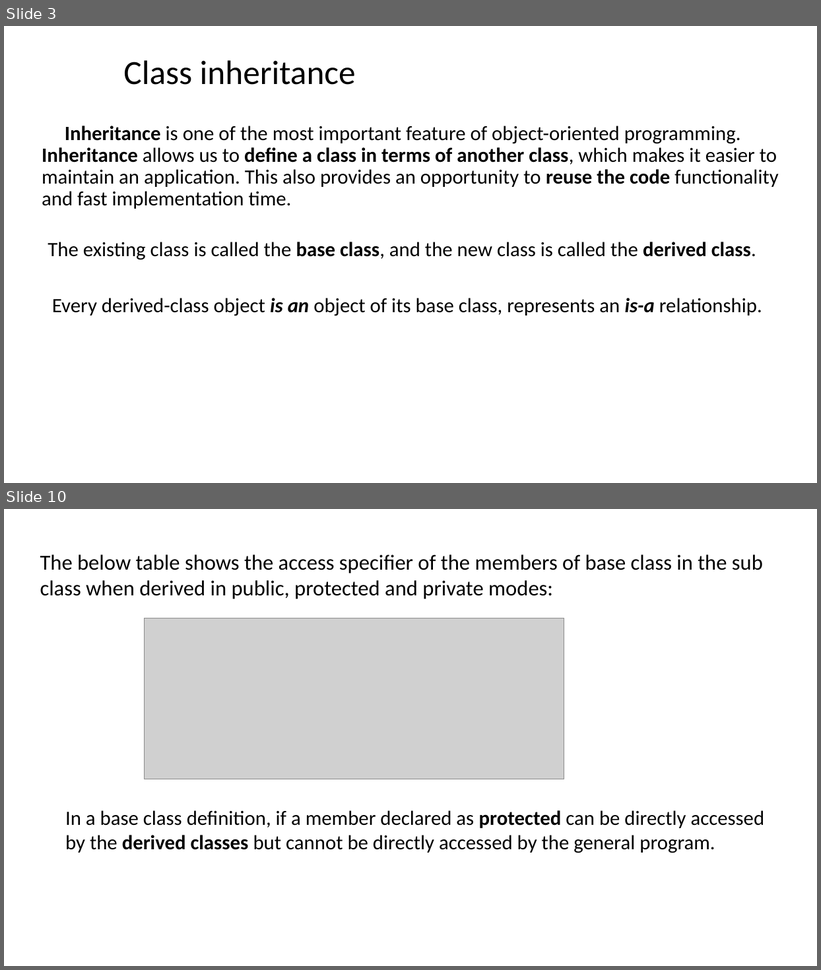
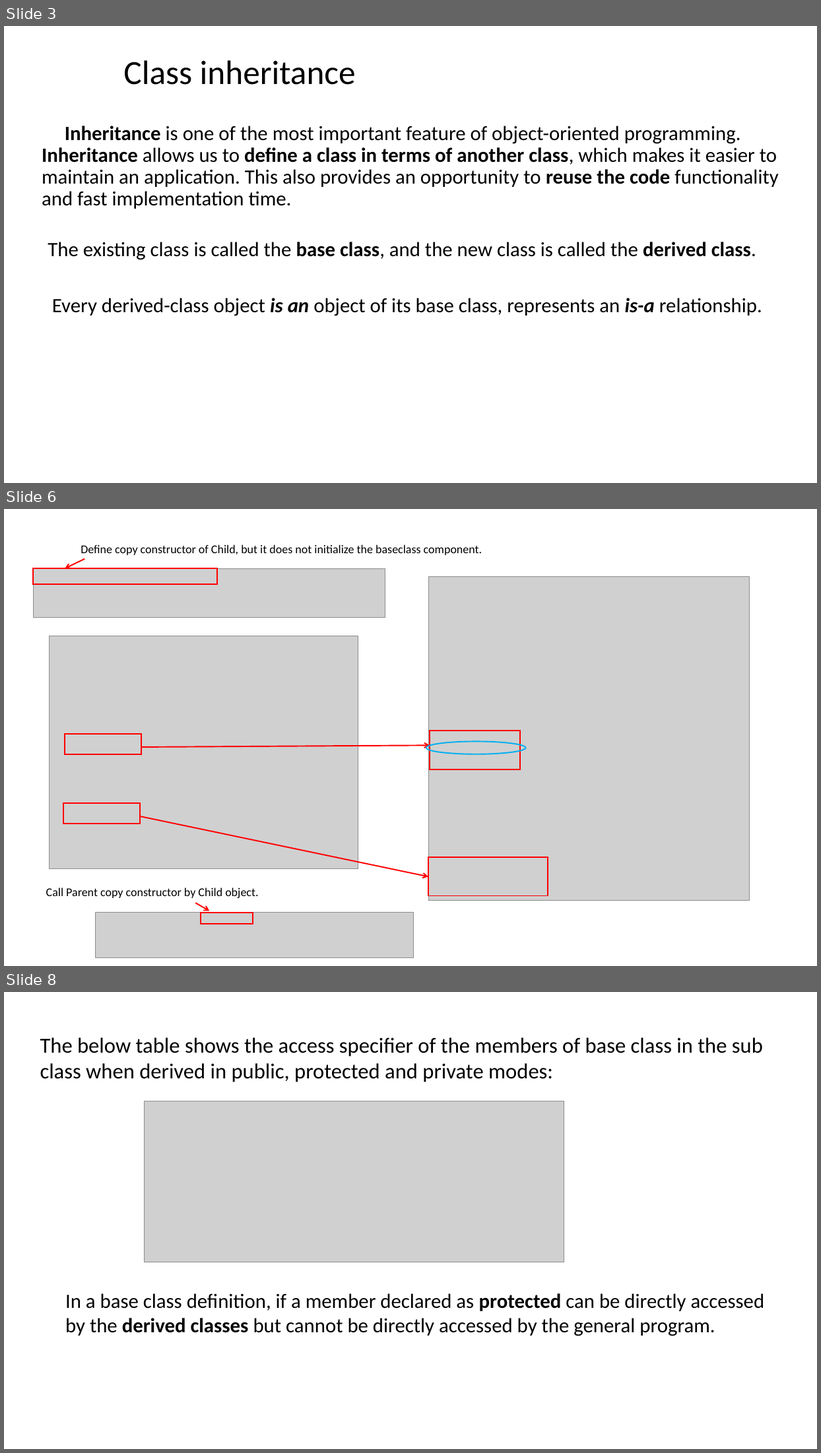
Before and after one commit to ShiqiYu/CPP, a slide deck: week12/Lab12.pptx. Shown one above the other, each under a label of ours: slides 3 and 10 before the commit, slides 3, 6 and 8 after it; the slides between them are not shown. The pictures are 821x970 and 821x1453 pixels, drawn with LibreOffice and Linux fonts; fonts in the diff are those of the drawing; grey boxes stand for pictures; background and template pictures are left out. Boxes give left, top, right and bottom in pixels: in the first picture for what was removed or moved away, otherwise in the second. Text is boxed around its words. In the diff, an @@ line names an element or a change of style, - is before the commit and + after.

```diff
--- a/week12/Lab12.pptx
+++ b/week12/Lab12.pptx
@@ slide 6 added at [4,509,817,966], background #FFFFFF @@
@@ text added at [81,545,482,555], 14 pt, text #000000 @@
+Define copy constructor of Child, but it does not initialize the baseclass component.
@@ arrow added from (85, 559) to (65, 568), #FF0000 1.5 pt @@
@@ picture added at [33,568,385,617] @@
@@ rectangle added at [33,568,217,584], outline #FF0000 1.5 pt @@
@@ picture added at [429,577,750,901] @@
@@ picture added at [49,636,358,869] @@
@@ rectangle added at [65,734,142,755], outline #FF0000 1.5 pt @@
@@ arrow added from (141, 747) to (430, 746), #FF0000 1.5 pt @@
@@ ellipse added at [426,741,526,755], outline #00B0F0 1.5 pt @@
@@ rectangle added at [430,731,520,770], outline #FF0000 1.5 pt @@
@@ rectangle added at [63,803,140,824], outline #FF0000 1.5 pt @@
@@ arrow added from (140, 817) to (428, 877), #FF0000 1.5 pt @@
@@ rectangle added at [428,858,548,896], outline #FF0000 1.5 pt @@
@@ text added at [46,888,258,898], 14 pt, text #000000 @@
+Call Parent copy constructor by Child object.
@@ arrow added from (195, 903) to (209, 912), #FF0000 1.5 pt @@
@@ picture added at [96,912,413,958] @@
@@ rectangle added at [201,914,253,924], outline #FF0000 1.5 pt @@
@@ what was slide 10 is now slide 8 @@
```
Also in this commit, not shown: 7 slides changed, 2 other slides added, 6 slides removed.
